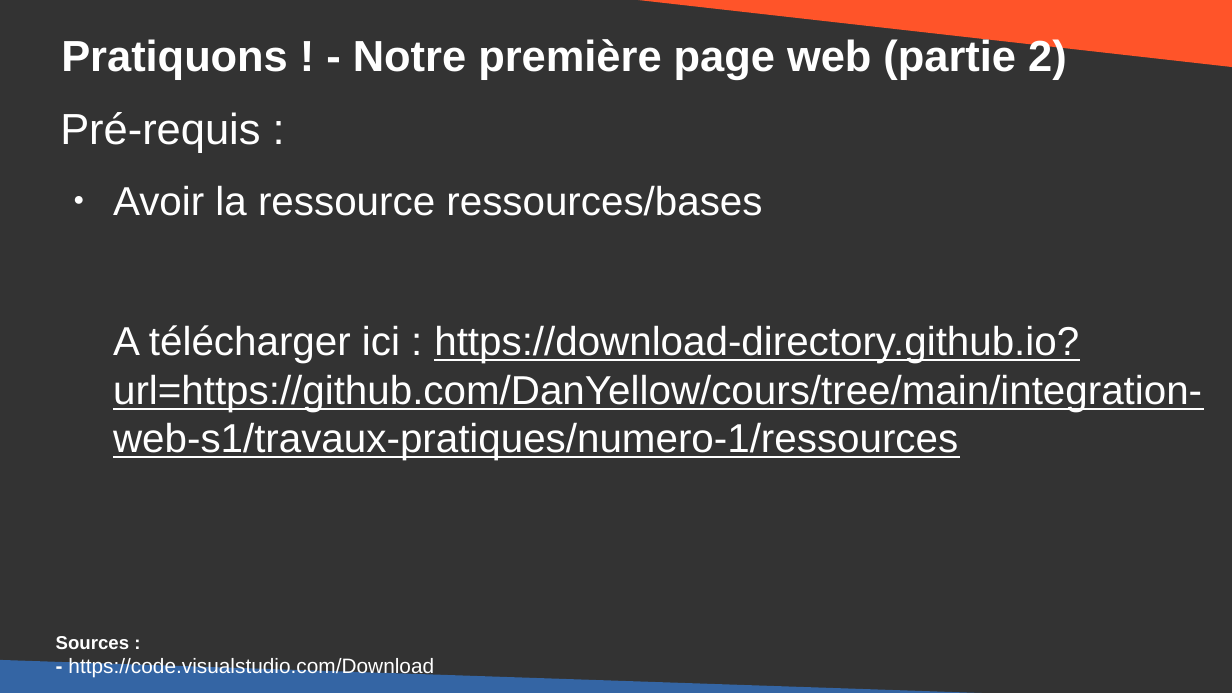
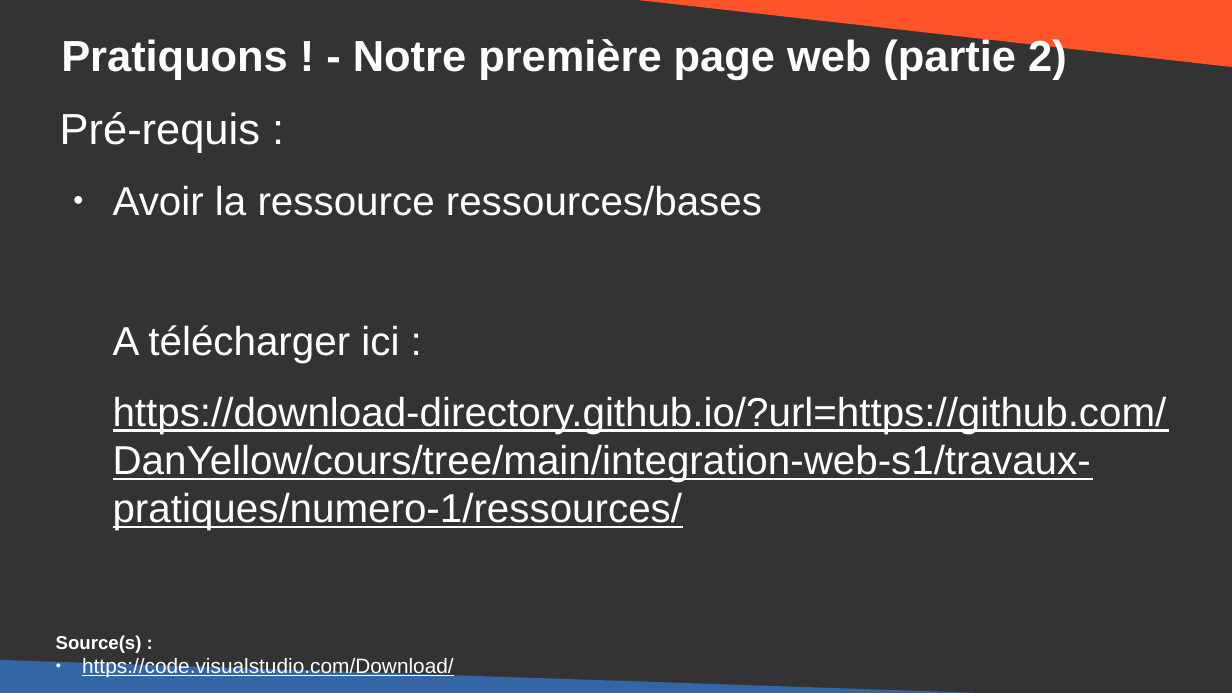
Before and after one commit to DanYellow/cours, a slide deck: slide 16 of integration-web-s1/travaux-pratiques/numero-1/presentation.odp. Drawn at 1232x693 pixels with LibreOffice and Linux fonts; fonts in the diff are those of the drawing. Boxes give left, top, right and bottom in pixels: in the first picture for what was removed or moved away, otherwise in the second. Text is boxed around its words. In the diff, an @@ line names an element or a change of style, - is before the commit and + after.

```diff
--- a/integration-web-s1/travaux-pratiques/numero-1/presentation.odp
+++ b/integration-web-s1/travaux-pratiques/numero-1/presentation.odp
@@ text at (113, 325, 1167, 530): text changed @@
-A télécharger ici : https://download-directory.github.io?url=https://github.com/DanYellow/cours/tree/main/integration-web-s1/travaux-pratiques/numero-1/ressources
+A télécharger ici :
+https://download-directory.github.io/?url=https://github.com/DanYellow/cours/tree/main/integration-web-s1/travaux-pratiques/numero-1/ressources/
@@ text at (56, 635, 454, 678): text changed @@
-Sources :
-- https://code.visualstudio.com/Download
+Source(s) :
+● https://code.visualstudio.com/Download/
```
Also in this commit, not shown: 10 other slides changed, 1 other file.
